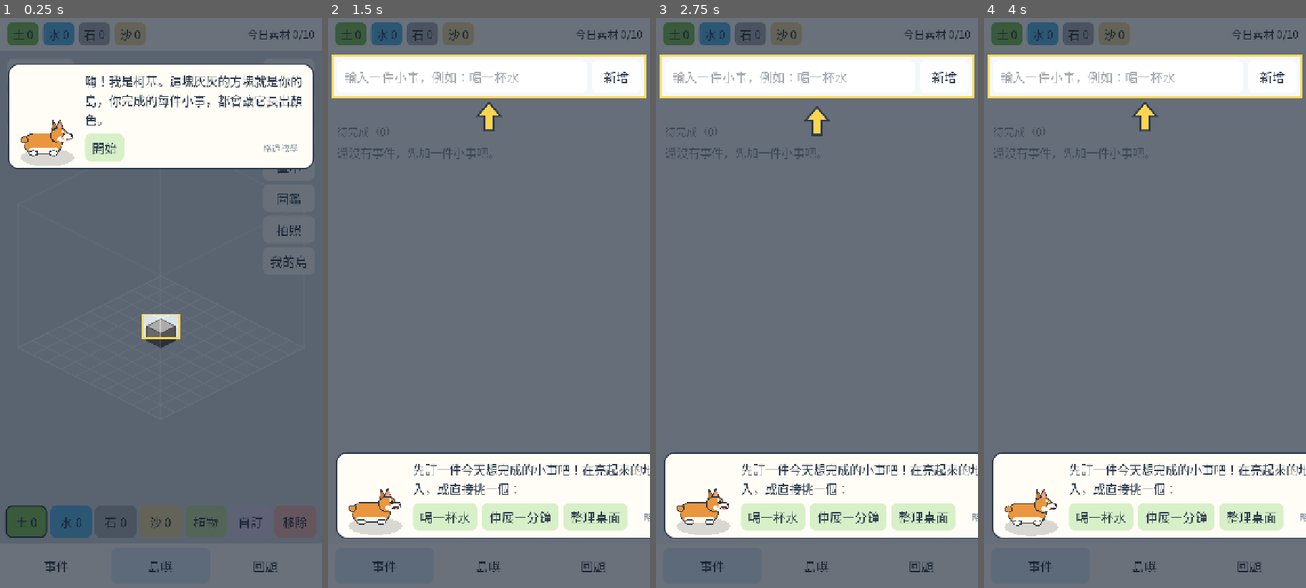
Above: before the commit, frames 1-4 (left to right).
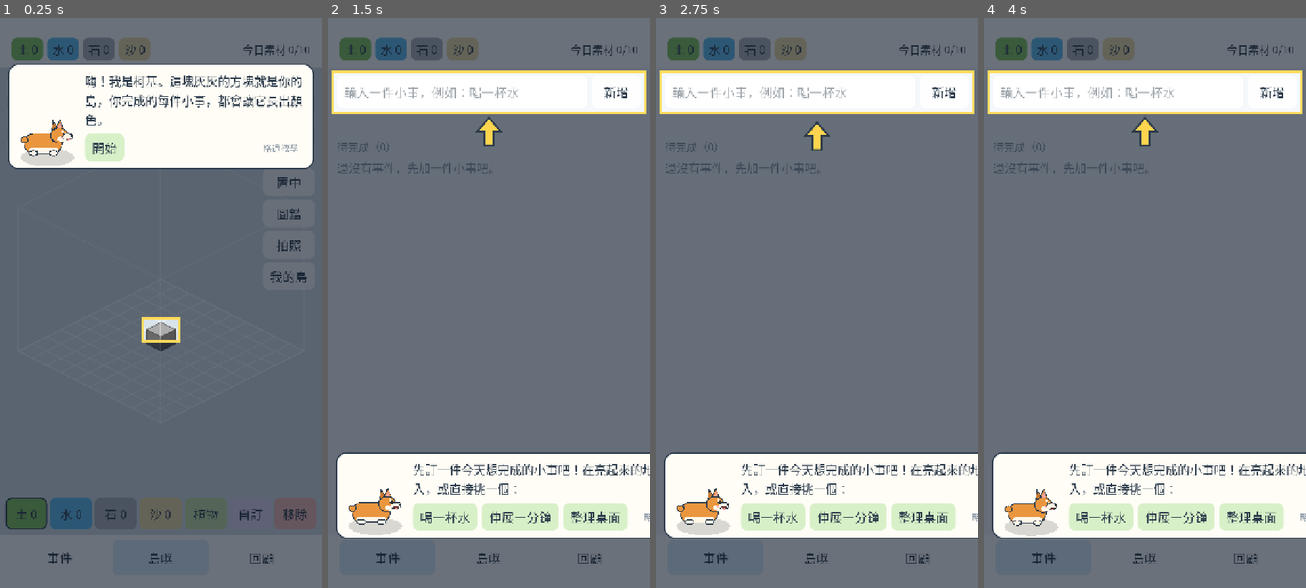
Above: after the commit, the same moments.

Repository: corgi8cm/IsLog
Game: Godot game, scene res://scenes/main.tscn
Two runs of this game, one before a commit and one after it. Both use one fixed random seed, a clock stepped at 60 frames per second and the inputs below.
Inputs:
- Up to frame 1 (0.25 s): no input
- Up to frame 2 (1.5 s): click "開始" at 0.5 s; click "土 0" at 1.25 s
- Up to frame 3 (2.75 s): click "水 0" at 2 s
- Up to frame 4 (4 s): click "石 0" at 2.75 s; click "沙 0" at 3.5 s

The runs differ from the first frame. In frame 1, 5.7% of the frame differs, in the area x 1-98%, y 0-98%; in frame 2, 10%; in frame 3, 10%, in the area x 1-99%, y 0-98%; in frame 4, 10%.

Commit message:
上方素材列與下方分頁列避開螢幕圓角與瀏海（依手機安全區域留白）
Co-Authored-By: Claude Opus 5.5 <noreply@anthropic.com>

Diff:
--- a/scripts/ui/main.gd
+++ b/scripts/ui/main.gd
@@ -11,6 +11,13 @@
 var _counts := {}
 var _daily: Label
 var _guide: Control
+var _top_sb: StyleBoxFlat
+var _tab_sb: StyleBoxFlat
+
+## 手機螢幕的圓角與瀏海會切到畫面邊緣：上、下、左右至少留這麼多（畫面座標）。
+const MIN_TOP_INSET := 34.0
+const MIN_BOTTOM_INSET := 18.0
+const MIN_SIDE_INSET := 10.0
 var _tutorial_step := -1
 var _tip_open := false
 
@@ -51,6 +58,9 @@
 	_guide.visible = false
 	add_child(_guide)
 
+	_apply_safe_area()
+	get_viewport().size_changed.connect(_apply_safe_area)
+
 	Game.changed.connect(_refresh)
 	Game.cloud_choice_needed.connect(func(local_summary: Dictionary, remote: Dictionary):
 		AccountDialog.open_choice(self, local_summary, remote))
@@ -60,10 +70,10 @@
 
 func _build_top_bar() -> Control:
 	var panel := PanelContainer.new()
-	var sb := UiKit.box(Color.WHITE, 0)
-	sb.content_margin_top = 18
-	sb.content_margin_bottom = 14
-	panel.add_theme_stylebox_override("panel", sb)
+	_top_sb = UiKit.box(Color.WHITE, 0)
+	_top_sb.content_margin_top = 18
+	_top_sb.content_margin_bottom = 14
+	panel.add_theme_stylebox_override("panel", _top_sb)
 	var row := HBoxContainer.new()
 	row.add_theme_constant_override("separation", 10)
 	panel.add_child(row)
@@ -140,7 +150,8 @@
 
 func _build_tab_bar() -> Control:
 	var panel := PanelContainer.new()
-	panel.add_theme_stylebox_override("panel", UiKit.box(Color.WHITE, 0))
+	_tab_sb = UiKit.box(Color.WHITE, 0)
+	panel.add_theme_stylebox_override("panel", _tab_sb)
 	var row := HBoxContainer.new()
 	row.add_theme_constant_override("separation", 12)
 	panel.add_child(row)
@@ -162,6 +173,37 @@
 			"normal", UiKit.box(Color("dceefc") if selected else Color.WHITE, 14))
 
 
+# --- 安全區域 -------------------------------------------------------------
+
+## 依手機回報的安全區域（瀏海、圓角）加大上方素材列與下方分頁列的留白。
+func _apply_safe_area() -> void:
+	var insets := safe_insets()
+	_top_sb.content_margin_top = 18 + insets.top
+	_top_sb.content_margin_left = 16 + insets.side
+	_top_sb.content_margin_right = 16 + insets.side
+	_tab_sb.content_margin_bottom = 10 + insets.bottom
+	_tab_sb.content_margin_left = 16 + insets.side
+	_tab_sb.content_margin_right = 16 + insets.side
+
+
+## 畫面座標的上、下、左右留白：{top, bottom, side}
+func safe_insets() -> Dictionary:
+	var top := MIN_TOP_INSET
+	var bottom := MIN_BOTTOM_INSET
+	var side := MIN_SIDE_INSET
+	var win := DisplayServer.window_get_size()
+	# 電腦版的安全區域是工作列以外的範圍，不適用；只在手機上用（手機上遊戲是全螢幕）
+	if win.x > 0 and OS.has_feature("mobile"):
+		var k := get_viewport_rect().size.x / win.x
+		var safe := DisplayServer.get_display_safe_area()
+		var screen := DisplayServer.screen_get_size()
+		if safe.size.x > 0 and screen.x > 0:
+			top = maxf(top, safe.position.y * k)
+			bottom = maxf(bottom, (screen.y - safe.end.y) * k)
+			side = maxf(side, maxf(safe.position.x, screen.x - safe.end.x) * k)
+	return {"top": top, "bottom": bottom, "side": side}
+
+
 # --- 新手引導與提示 -------------------------------------------------------
 
 func _refresh_tutorial() -> void:
